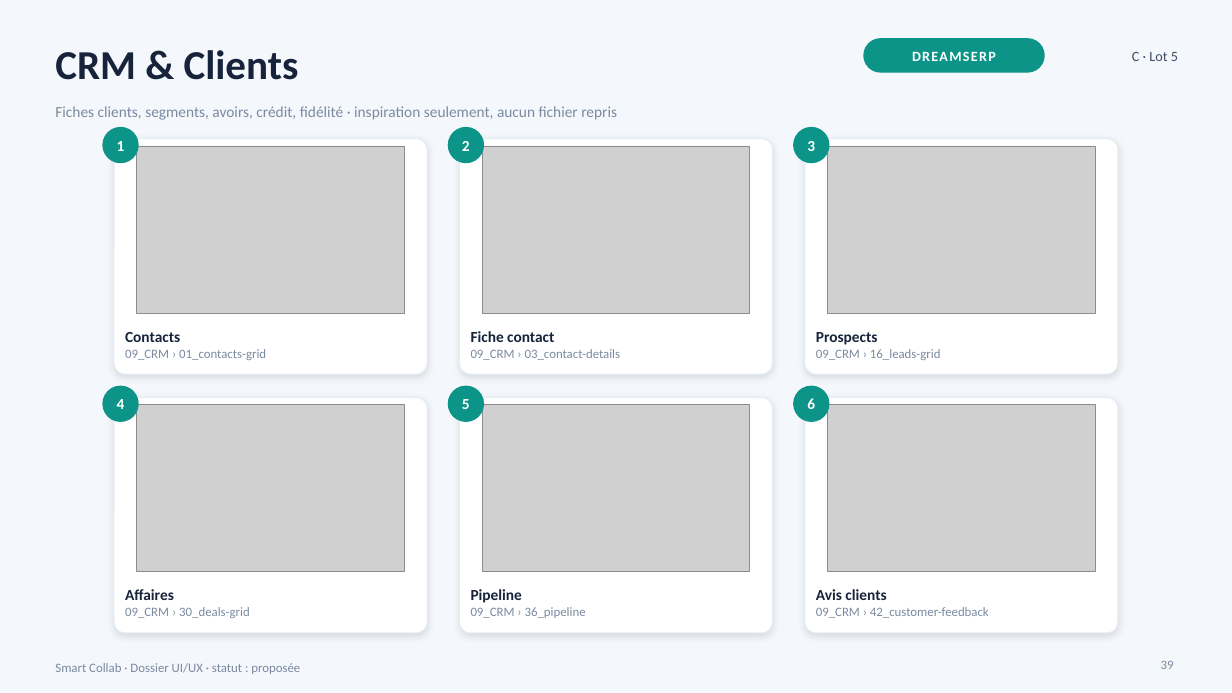
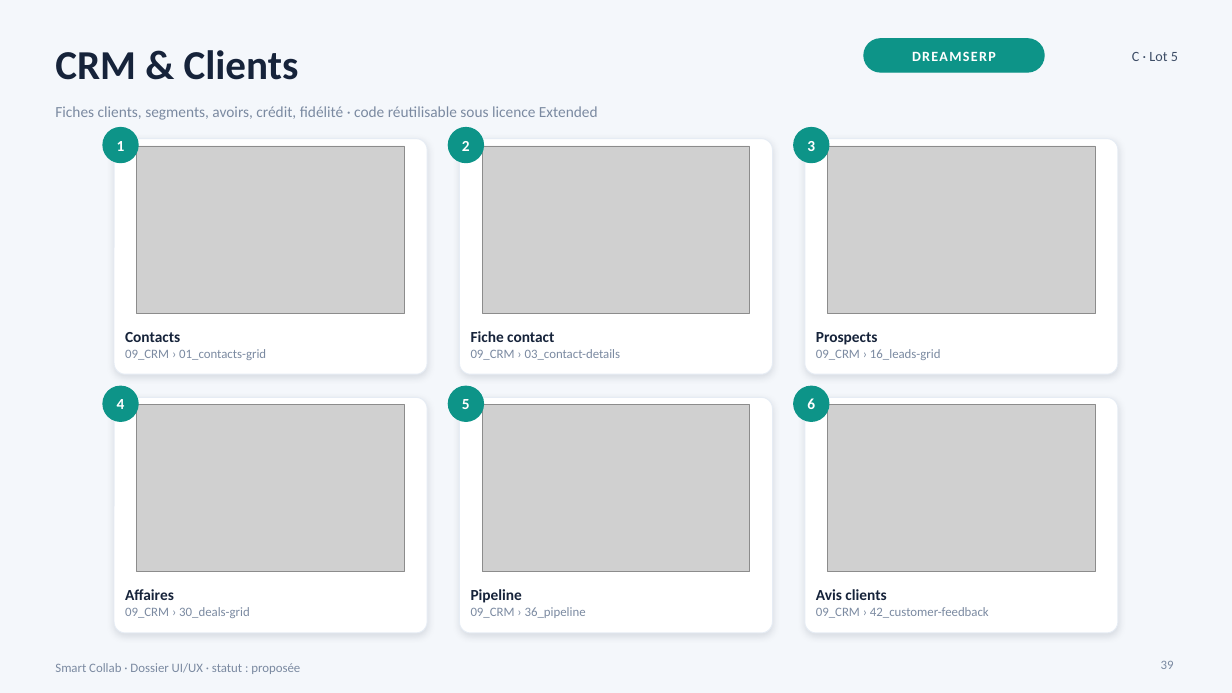
Before and after one commit to Sydney854/smart-collab, a slide deck: slide 39 of 05_UI_UX/DOSSIER_UI_UX_MODULES.pptx. Drawn at 1232x693 pixels with LibreOffice and Linux fonts; fonts in the diff are those of the drawing; grey boxes stand for pictures. Boxes give left, top, right and bottom in pixels: in the first picture for what was removed or moved away, otherwise in the second. Text is boxed around its words. In the diff, an @@ line names an element or a change of style, - is before the commit and + after.

```diff
--- a/05_UI_UX/DOSSIER_UI_UX_MODULES.pptx
+++ b/05_UI_UX/DOSSIER_UI_UX_MODULES.pptx
@@ text at bbox=[55, 106, 598, 120]: text changed @@
-Fiches clients, segments, avoirs, crédit, fidélité · inspiration seulement, aucun fichier repris
+Fiches clients, segments, avoirs, crédit, fidélité · code réutilisable sous licence Extended
```
Also in this commit, not shown: 37 other slides changed, 15 other files.
